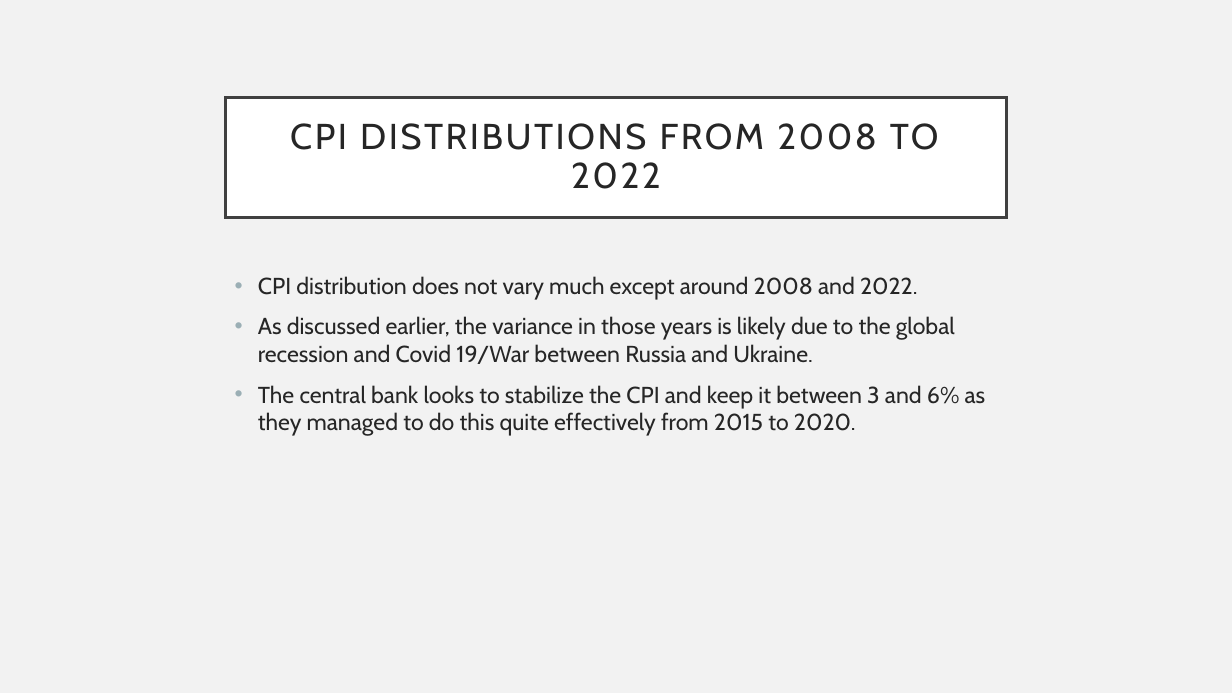
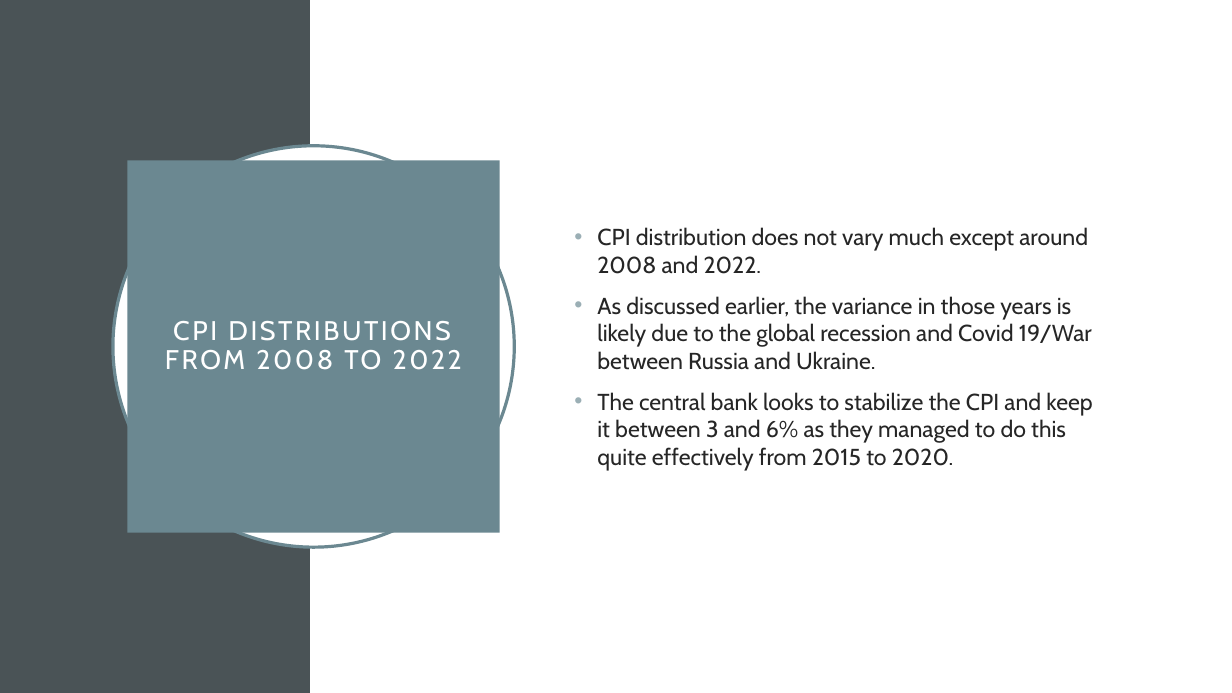
Before and after one commit to Thaps/DataScienceGuidedCapstone, a slide deck: slide 10 of Unit25AdvancedSQL/BOTSWANA CUSTOMER PRICE Index study.pptx (slide 9 before the commit). Drawn at 1232x693 pixels with LibreOffice and Linux fonts; fonts in the diff are those of the drawing. Boxes give left, top, right and bottom in pixels: in the first picture for what was removed or moved away, otherwise in the second. Text is boxed around its words. In the diff, an @@ line names an element or a change of style, - is before the commit and + after.

```diff
--- a/Unit25AdvancedSQL/BOTSWANA CUSTOMER PRICE Index study.pptx
+++ b/Unit25AdvancedSQL/BOTSWANA CUSTOMER PRICE Index study.pptx
@@ background #F2F2F2 to #FFFFFF @@
@@ rectangle added at [0, 0, 311, 693], fill #4A5356 @@
@@ rectangle added at [311, 0, 1232, 693], fill #FFFFFF @@
@@ ellipse added at [113, 146, 514, 547], fill #FFFFFF, outline #6B8891 2.5 pt @@
@@ text "CPI distribution does not vary ...": place and size @@
-text "CPI distribution does not vary ..." at [258, 276, 986, 436]
+text "CPI distribution does not vary ..." at [597, 227, 1092, 471]
@@ text "CPI distribution does not vary ..." at [597, 227, 1092, 471]: vertical alignment top to middle @@
@@ title "CPI DISTRIBUTIONS FROM 2008 TO ...": place and size @@
-title "CPI DISTRIBUTIONS FROM 2008 TO ..." at [226, 97, 1006, 217]
+title "CPI DISTRIBUTIONS FROM 2008 TO ..." at [128, 161, 500, 533]
@@ title "CPI DISTRIBUTIONS FROM 2008 TO ..." at [128, 161, 500, 533]: size 28 to 21 pt, text colour #262626 to #FFFFFF; fill #FFFFFF to #6B8891; outline #404040 2.5 pt to none @@
```
Also in this commit, not shown: 7 other slides changed, 1 slide added.
